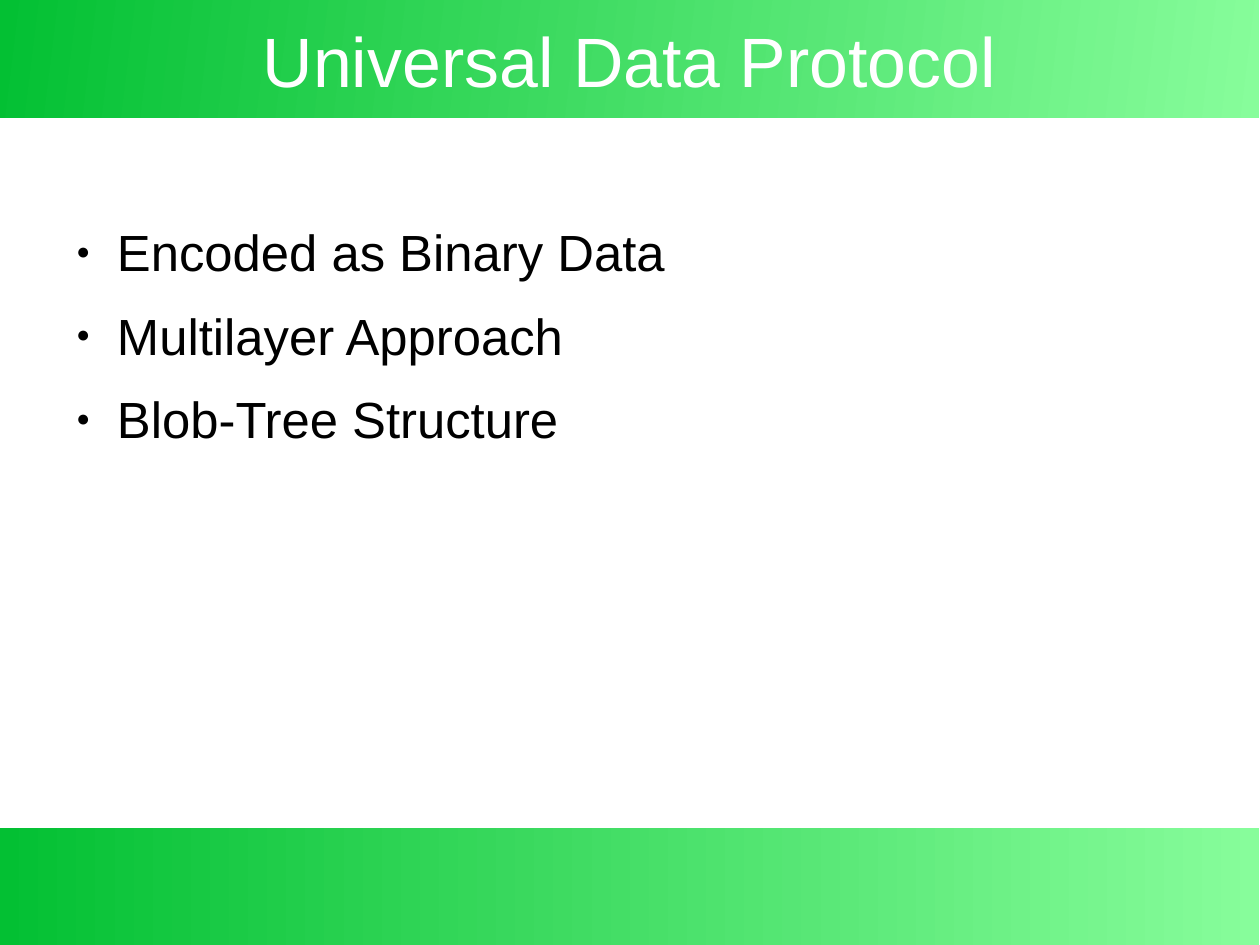
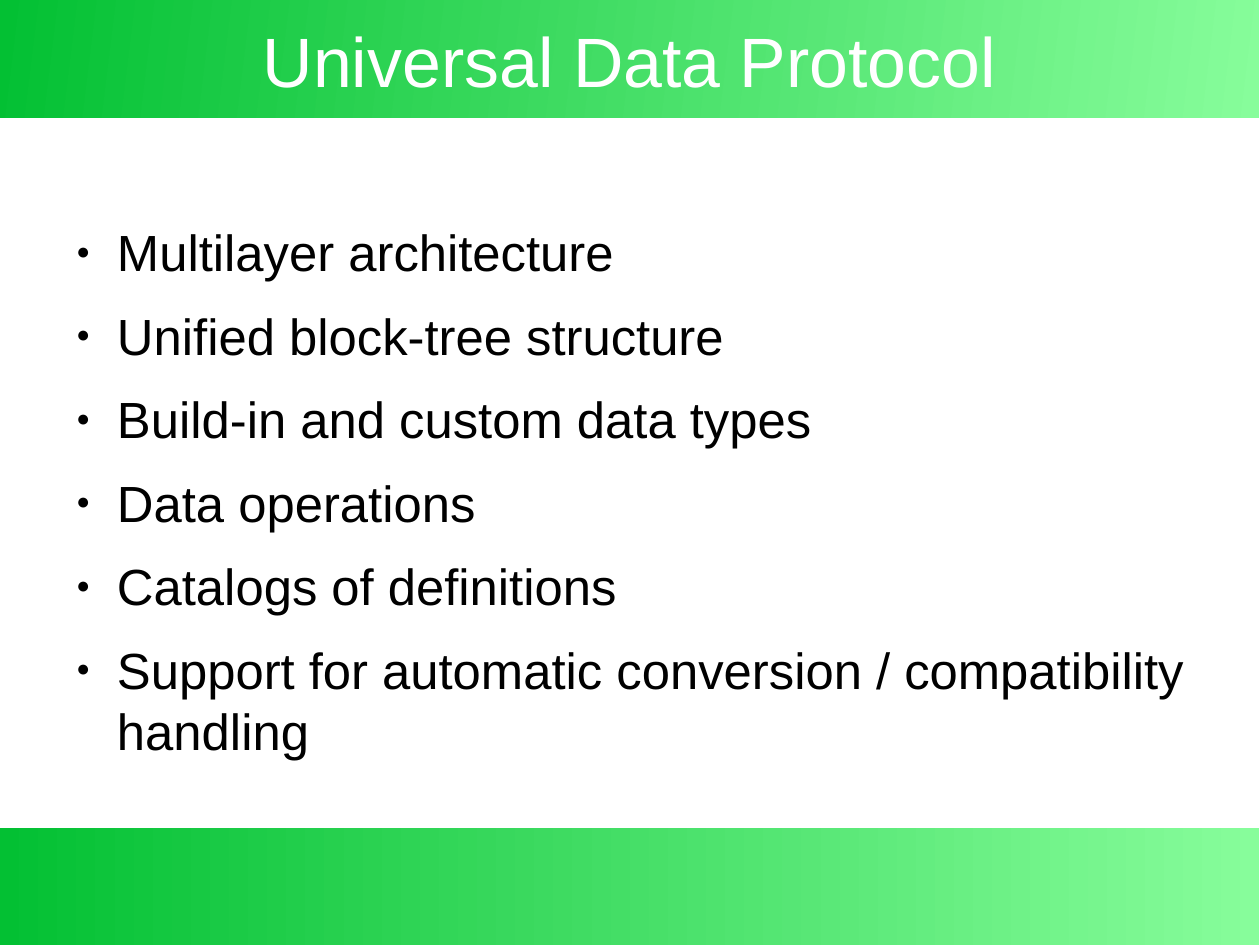
Before and after one commit to exbin/exbin-doc, a slide deck: slide 8 of presentation/exbin-overview.odp (slide 7 before the commit). Drawn at 1260x945 pixels with LibreOffice and Linux fonts; fonts in the diff are those of the drawing. Boxes give left, top, right and bottom in pixels: in the first picture for what was removed or moved away, otherwise in the second. Text is boxed around its words. In the diff, an @@ line names an element or a change of style, - is before the commit and + after.

```diff
--- a/presentation/exbin-overview.odp
+++ b/presentation/exbin-overview.odp
@@ text at (117,234,1183,760): text changed @@
-● Encoded as Binary Data
-● Multilayer Approach
-● Blob-Tree Structure
+● Multilayer architecture
+● Unified block-tree structure
+● Build-in and custom data types
+● Data operations
+● Catalogs of definitions
+● Support for automatic conversion / compatibility handling
```
Also in this commit, not shown: 4 other slides changed, 8 slides added, 1 slide removed, 2 other files.
